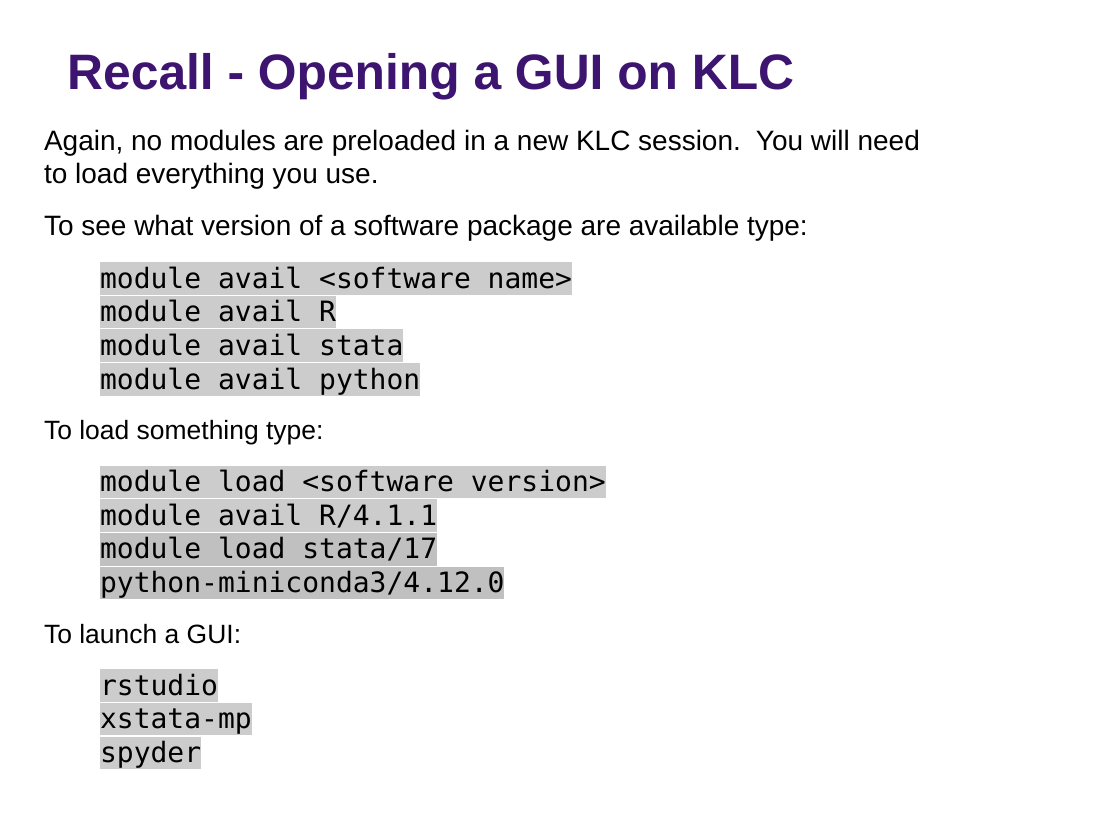
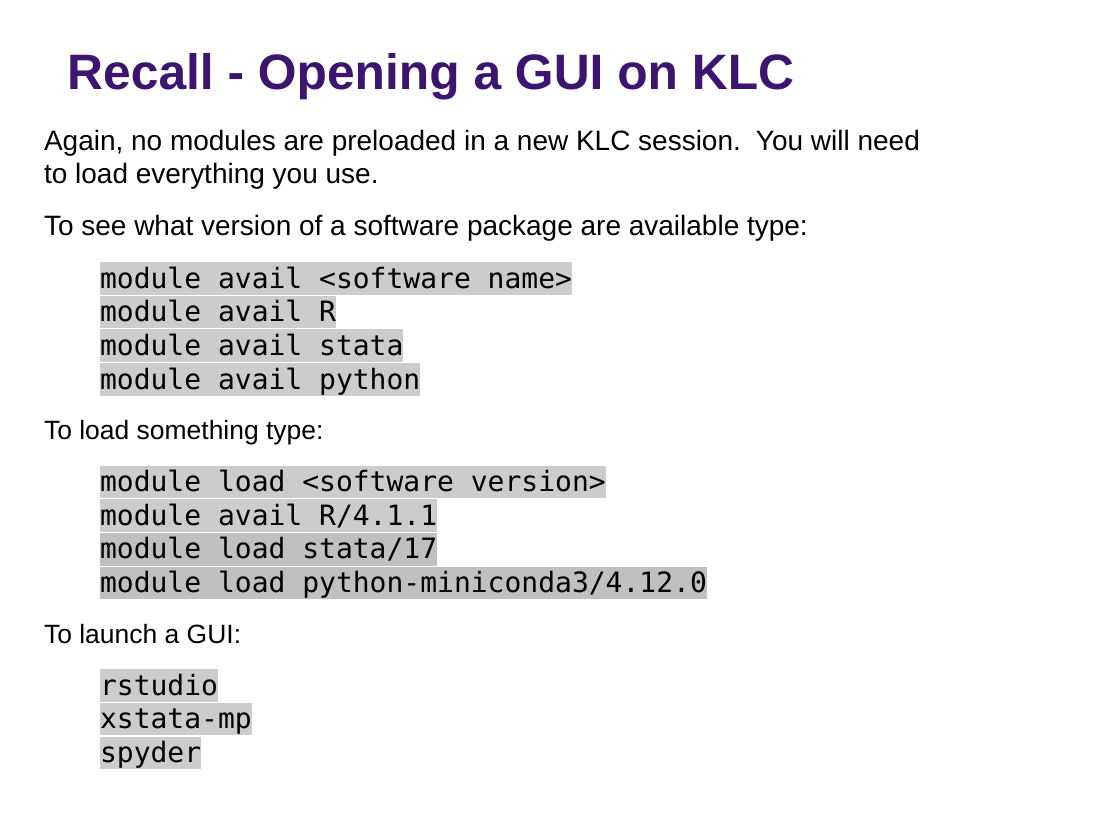
Before and after one commit to rs-kellogg/workshop_2022, a slide deck: slide 11 of Session6_Export_Results/Session6_AutomatePapers.pptx. Drawn at 1120x840 pixels with LibreOffice and Linux fonts; fonts in the diff are those of the drawing; background and template pictures are left out. Boxes give left, top, right and bottom in pixels: in the first picture for what was removed or moved away, otherwise in the second. Text is boxed around its words. In the diff, an @@ line names an element or a change of style, - is before the commit and + after.

```diff
--- a/Session6_Export_Results/Session6_AutomatePapers.pptx
+++ b/Session6_Export_Results/Session6_AutomatePapers.pptx
@@ text at (x1=100, y1=570, x2=707, y2=598): text changed @@
-python-miniconda3/4.12.0
+module load python-miniconda3/4.12.0
```
Also in this commit, not shown: 1 other slide changed, 1 other file.
